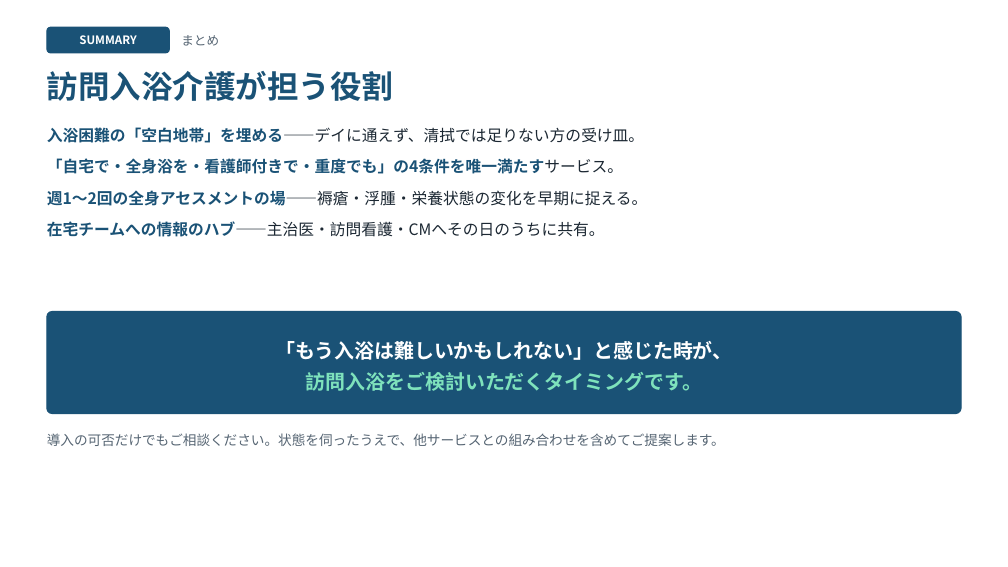
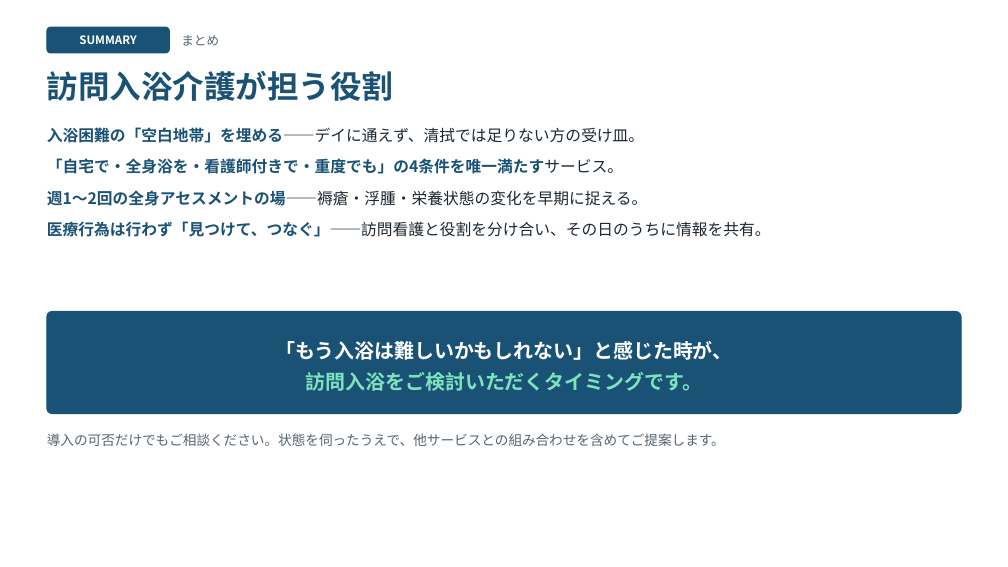
Before and after one commit to 1w0wakmsw0w-ctrl/houmonnyuyoku, a slide deck: slide 14 of houmon-nyuyoku-slides.pptx (slide 12 before the commit). Drawn at 1008x567 pixels with LibreOffice and Linux fonts; fonts in the diff are those of the drawing. Boxes give left, top, right and bottom in pixels: in the first picture for what was removed or moved away, otherwise in the second. Text is boxed around its words. In the diff, an @@ line names an element or a change of style, - is before the commit and + after.

```diff
--- a/houmon-nyuyoku-slides.pptx
+++ b/houmon-nyuyoku-slides.pptx
@@ text at [47,221,771,237]: text changed @@
-● 在宅チームへの情報のハブ——主治医・訪問看護・CMへその日のうちに共有。
+● 医療行為は行わず「見つけて、つなぐ」——訪問看護と役割を分け合い、その日のうちに情報を共有。
```
Also in this commit, not shown: 4 other slides changed, 2 slides added, 3 other files.
